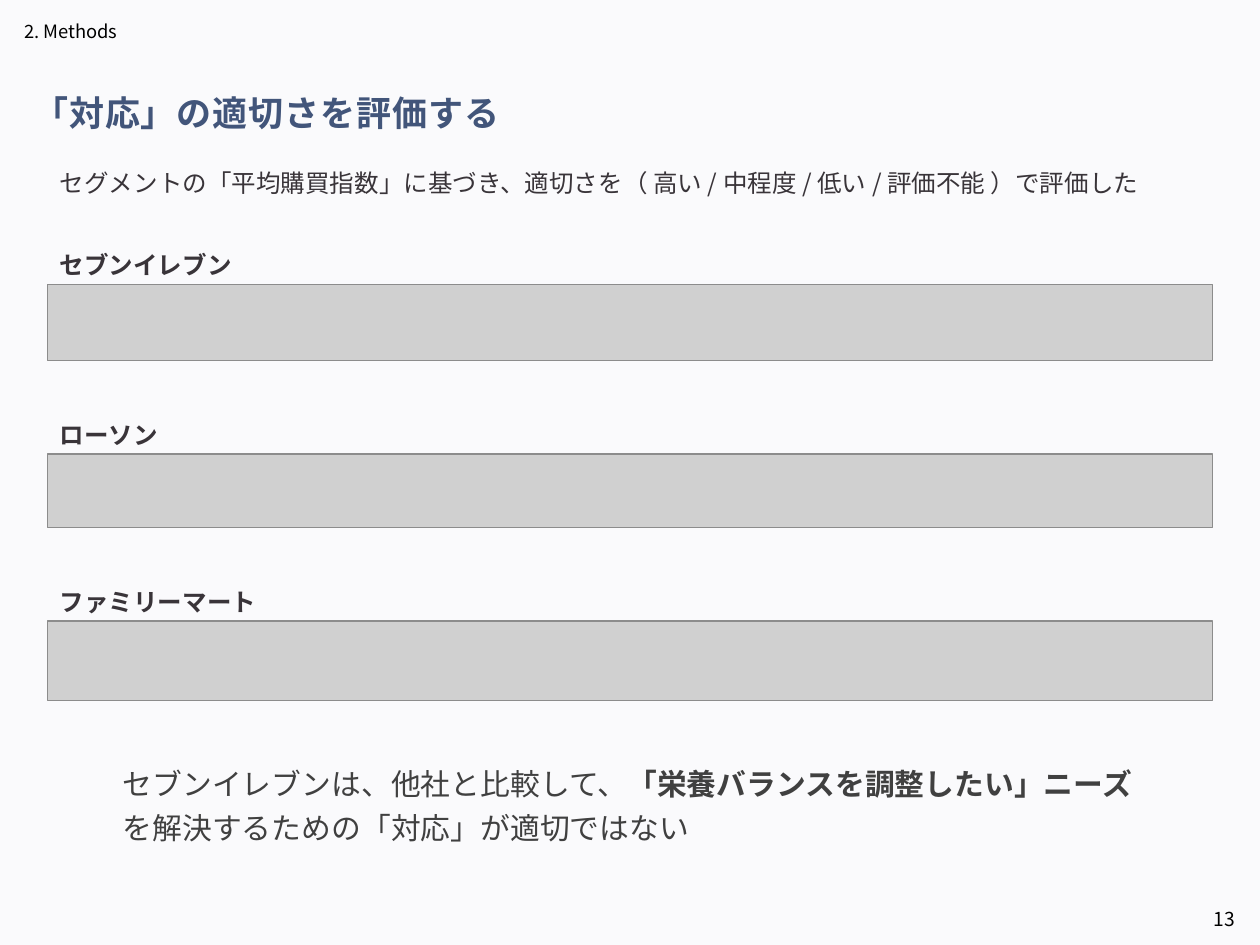
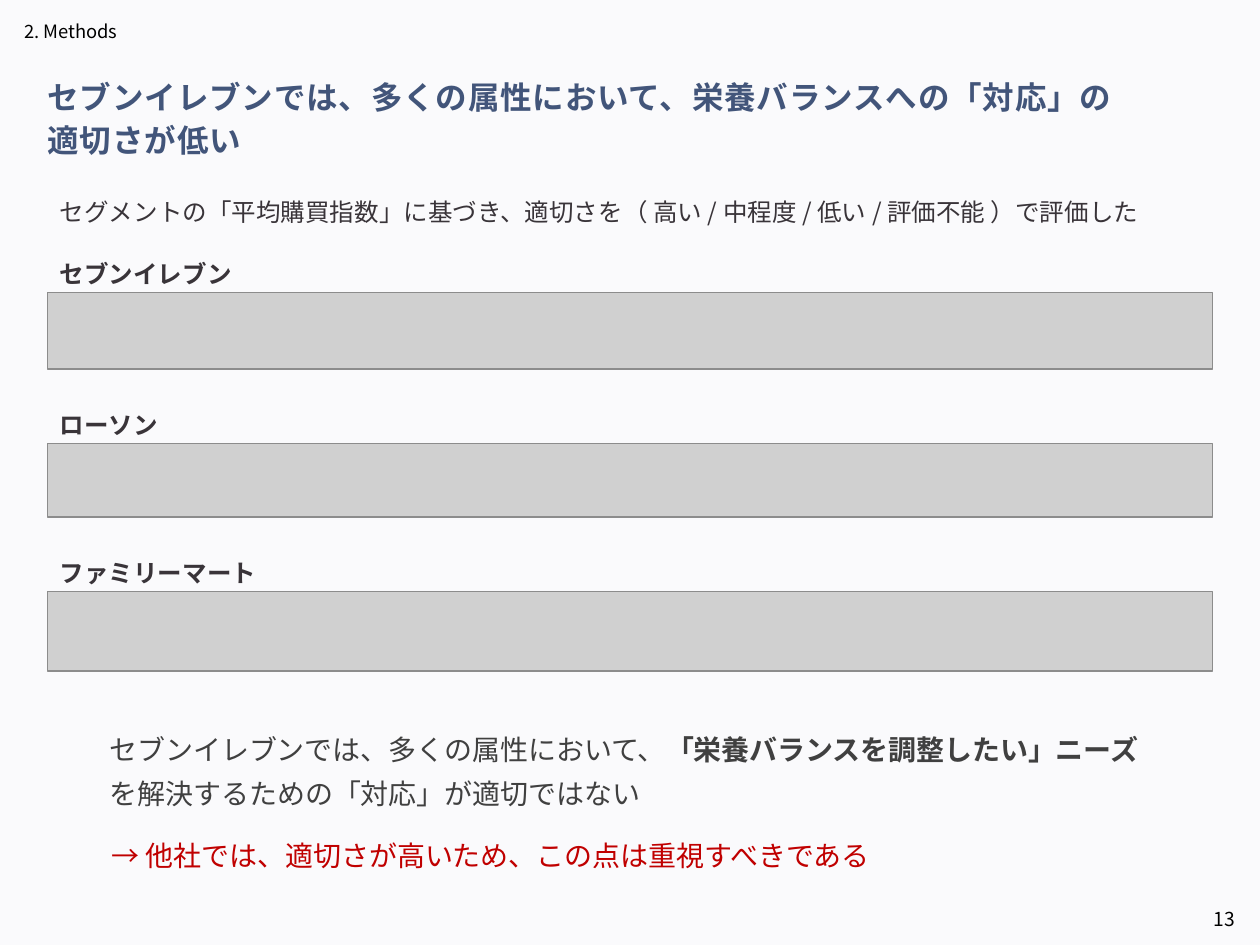
Before and after one commit to aoiseki0415/Accenture_CEO, a slide deck: slide 13 of 提出物一覧/アクセンチュア_中間発表.pptx. Drawn at 1260x945 pixels with LibreOffice and Linux fonts; fonts in the diff are those of the drawing; grey boxes stand for pictures. Boxes give left, top, right and bottom in pixels: in the first picture for what was removed or moved away, otherwise in the second. Text is boxed around its words. In the diff, an @@ line names an element or a change of style, - is before the commit and + after.

```diff
--- a/提出物一覧/アクセンチュア_中間発表.pptx
+++ b/提出物一覧/アクセンチュア_中間発表.pptx
@@ text at (x1=48, y1=82, x2=1112, y2=155): text changed; size 20 to 18 pt @@
-「対応」の適切さを評価する
+セブンイレブンでは、多くの属性において、栄養バランスへの「対応」の
+適切さが低い
@@ text "セグメントの「平均購買指数」に基づき、適切さを（ 高い / 中程度 / ..." moved from (x1=60, y1=171, x2=1138, y2=194) to (x1=60, y1=200, x2=1138, y2=223) @@
@@ text "セブンイレブン" moved from (x1=60, y1=253, x2=232, y2=275) to (x1=60, y1=262, x2=232, y2=284) @@
@@ picture moved from (x1=48, y1=285, x2=1213, y2=362) to (x1=48, y1=292, x2=1213, y2=369) @@
@@ text "ローソン" moved from (x1=60, y1=425, x2=158, y2=445) to (x1=60, y1=415, x2=158, y2=435) @@
@@ picture moved from (x1=48, y1=454, x2=1213, y2=527) to (x1=48, y1=444, x2=1213, y2=517) @@
@@ text "ファミリーマート" moved from (x1=60, y1=591, x2=256, y2=613) to (x1=60, y1=562, x2=256, y2=584) @@
@@ picture moved from (x1=48, y1=621, x2=1213, y2=701) to (x1=48, y1=591, x2=1213, y2=670) @@
@@ text at (x1=110, y1=736, x2=1139, y2=807): text changed; size 17 to 16 pt @@
-セブンイレブンは、他社と比較して、「栄養バランスを調整したい」ニーズを解決するための「対応」が適切ではない
+セブンイレブンでは、多くの属性において、「栄養バランスを調整したい」ニーズを解決するための「対応」が適切ではない
@@ text added at (x1=146, y1=842, x2=870, y2=869), 16 pt, text #C00000 @@
+→ 他社では、適切さが高いため、この点は重視すべきである
```
Also in this commit, not shown: 13 other slides changed, 2 slides added, 2 slides removed, 1 other file.
